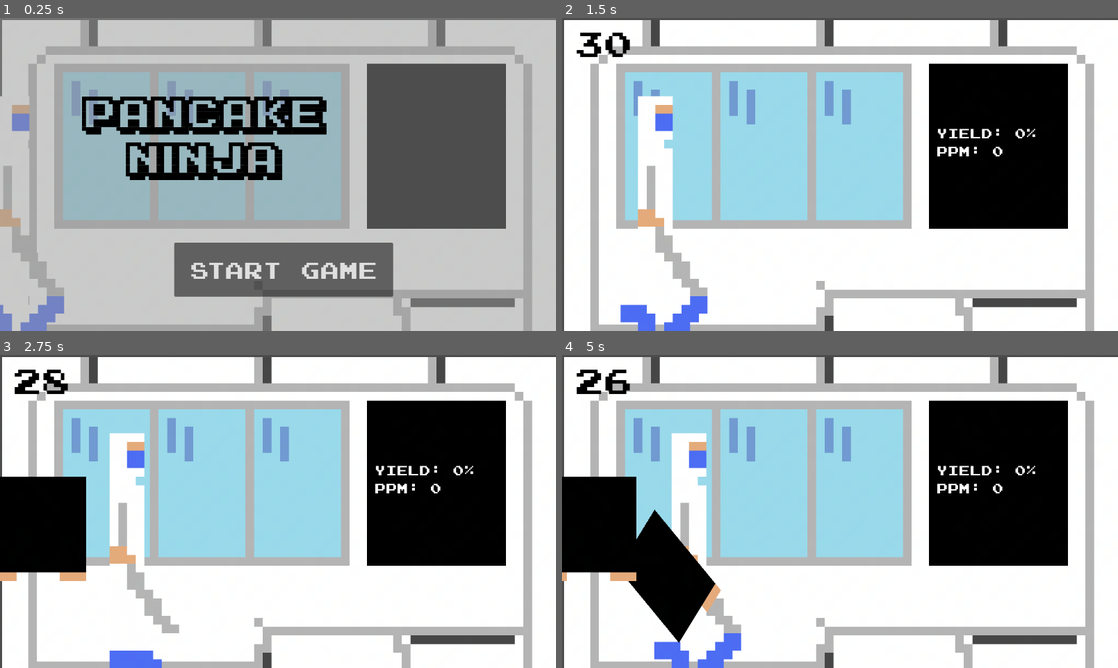
Above: before the commit, frames 1-4 (two rows, left to right).
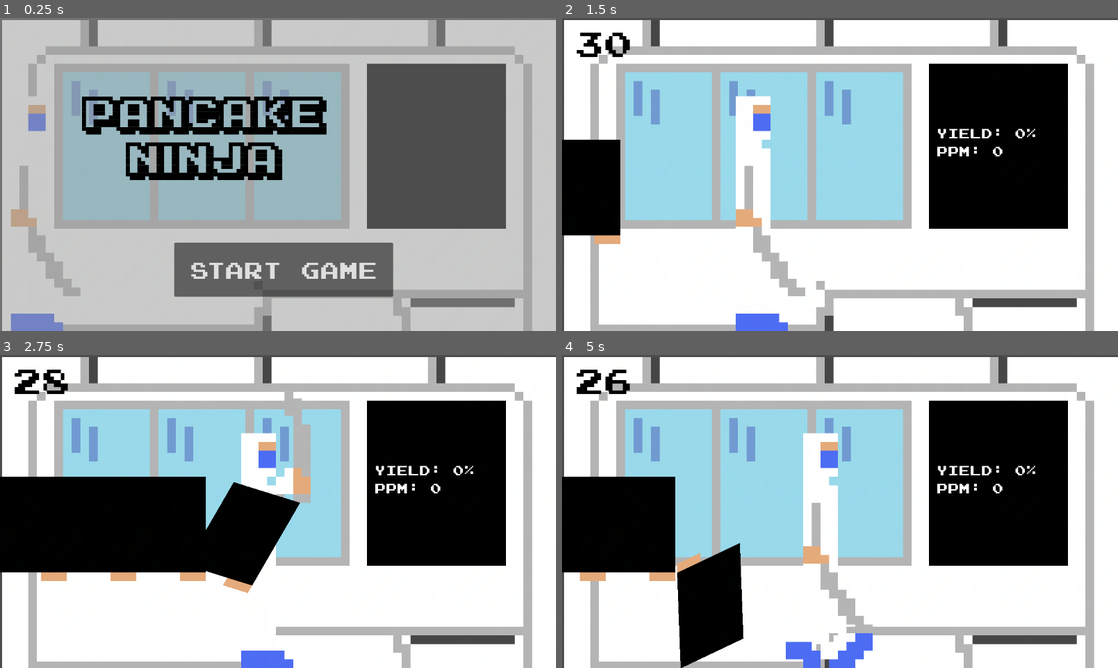
Above: after the commit, the same moments.

Repository: pancake-ninja-game/pancake-ninja
Game: Godot game, scene res://scenes/main.tscn
Two runs of this game, one before a commit and one after it. Both use one fixed random seed, a clock stepped at 60 frames per second and the inputs below.
Inputs (mouse positions are in pixels of both pictures, inside the frame that each line leads up to):
- Up to frame 1 (0.25 s): no input
- Up to frame 2 (1.5 s): click "Start Game" at 0.5 s; move the mouse to (962, 158) at 1.27 s; click (962, 158) at 1.42 s
- Up to frame 3 (2.75 s): move the mouse to (166, 527) at 2.02 s; click (166, 527) at 2.17 s
- Up to frame 4 (5 s): move the mouse to (595, 524) at 2.77 s; click (595, 524) at 2.92 s; move the mouse to (595, 524) at 3.52 s; click (595, 524) at 3.67 s; move the mouse to (589, 524) at 4.27 s; click (589, 524) at 4.42 s

The runs differ from the first frame. In frame 1, 3.5% of the frame differs, in the area x 0-15%, y 24-100%; in frame 2, 11%; in frame 3, 16%, in the area x 0-56%, y 11-100%; in frame 4, 12%.

Commit message:
Increase speeds

Diff:
--- a/scenes/main.tscn
+++ b/scenes/main.tscn
@@ -32,6 +32,7 @@
 
 [node name="FlushStackSound" type="AudioStreamPlayer2D" parent="."]
 stream = ExtResource("6_443fb")
+volume_db = 5.943
 
 [node name="GameLayer" type="Node2D" parent="."]
 
--- a/scripts/operator.gd
+++ b/scripts/operator.gd
@@ -1,6 +1,6 @@
 extends Node2D
 
-@export var move_speed: float = 150
+@export var move_speed: float = 300
 @export var sprite_idle: Texture2D
 @export var sprite_walking: Texture2D
 @export var sprite_walking_alt: Texture2D
@@ -16,7 +16,7 @@
 	$Sprite2D.texture = sprite_idle
 
 	var walk_timer = Timer.new()
-	walk_timer.wait_time = 0.15
+	walk_timer.wait_time = 0.12
 	walk_timer.one_shot = false
 	walk_timer.autostart = true
 	walk_timer.connect("timeout", Callable(self, "_on_walk_timer_timeout"))
--- a/scripts/sheet.gd
+++ b/scripts/sheet.gd
@@ -3,7 +3,7 @@
 signal ok_cut_detected
 signal ng_cut_detected
 
-@export var move_speed: float = 200
+@export var move_speed: float = 400
 @export var gravity: float = 2000
 @export var rotation_speed: float = 10
 @export var skew_speed: float = 3
Not shown, changed: export/web/index.html
Not shown, changed: export/web/index.pck
